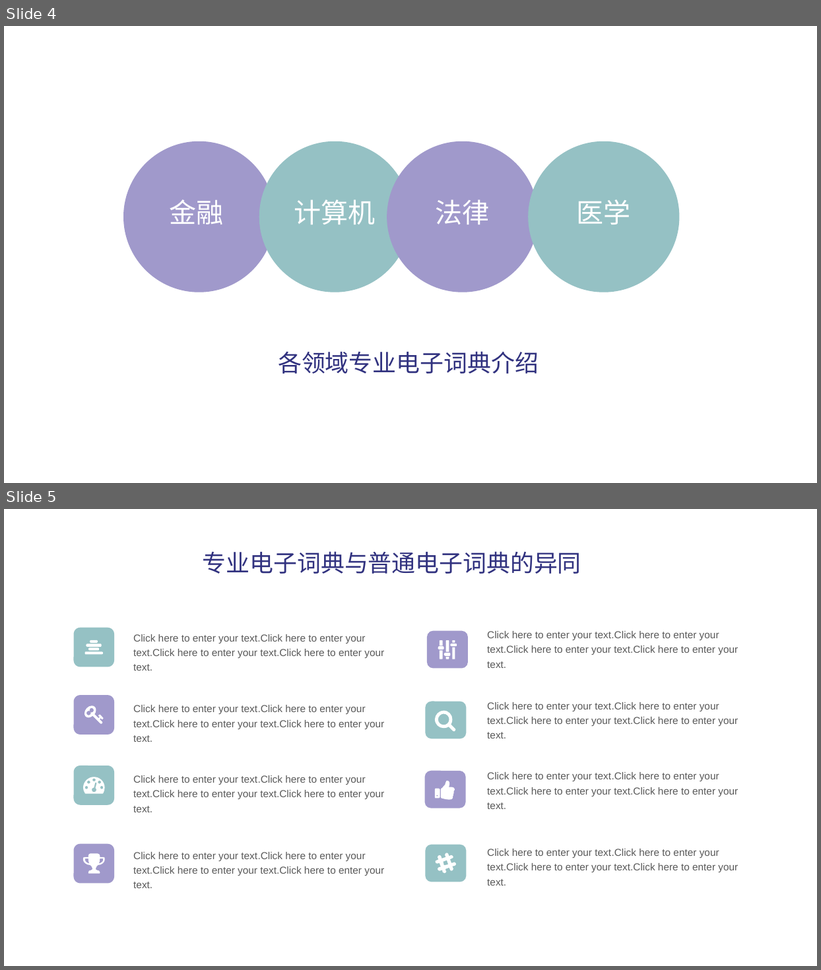
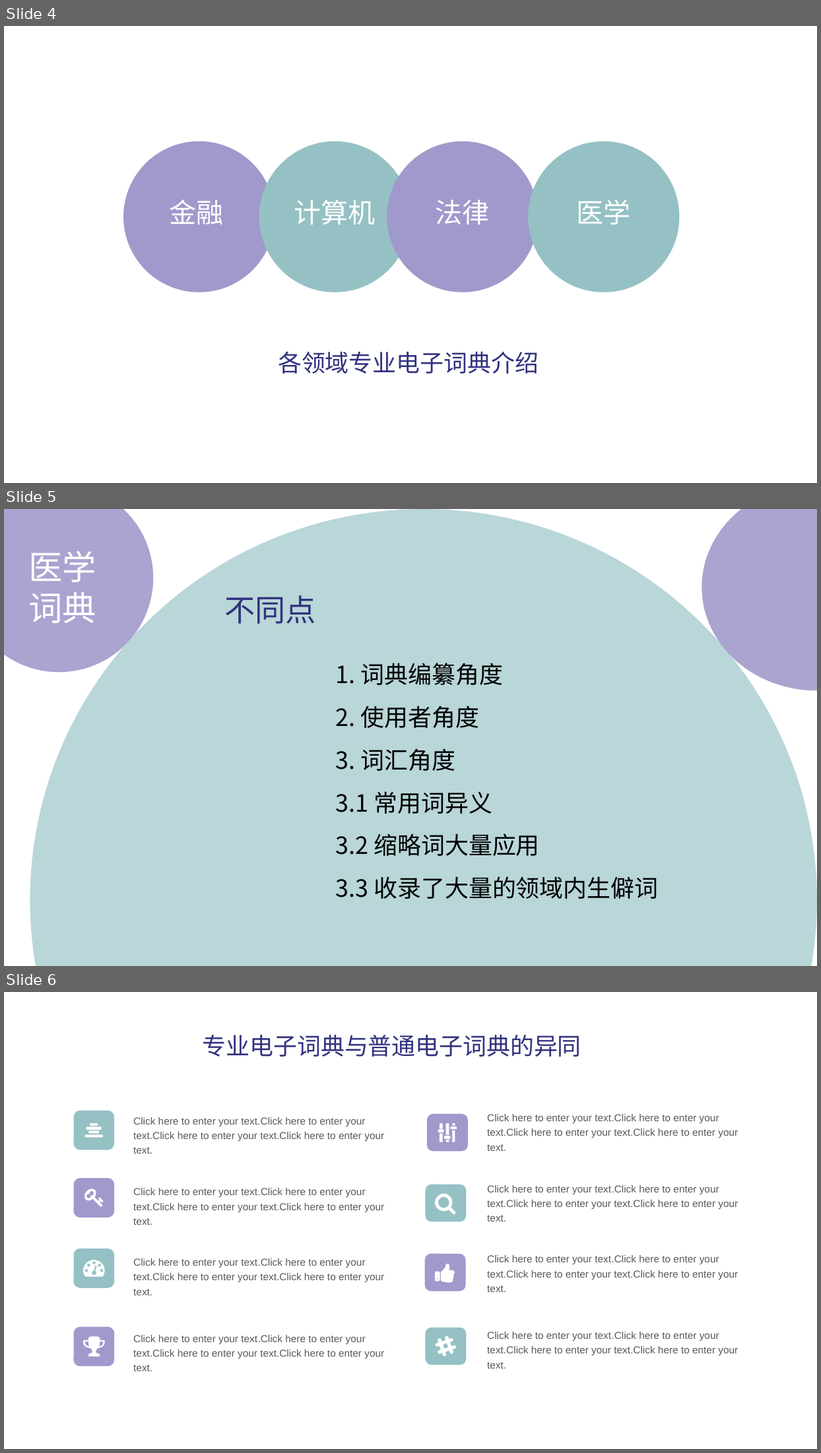
Before and after one commit to peijiawen98/TLK_1107, a slide deck: 电子词典需求分析.pptx. Shown one above the other, each under a label of ours: slides 4 and 5 before the commit, slides 4, 5 and 6 after it. The pictures are 821x970 and 821x1453 pixels, drawn with LibreOffice and Linux fonts; fonts in the diff are those of the drawing. Boxes give left, top, right and bottom in pixels: in the first picture for what was removed or moved away, otherwise in the second. Text is boxed around its words. In the diff, an @@ line names an element or a change of style, - is before the commit and + after.

```diff
--- a/电子词典需求分析.pptx
+++ b/电子词典需求分析.pptx
@@ slide 5 added at (4, 509, 817, 966), background #FFFFFF @@
@@ ellipse added at (4, 509, 153, 672), fill #A9A4D0 @@
@@ ellipse added at (30, 509, 817, 966), fill #B9D6D8 @@
@@ ellipse added at (702, 509, 817, 691), fill #A9A4D0 @@
@@ text added at (29, 551, 97, 623), 40 pt, text #FFFFFF @@
+医学词典
@@ text added at (224, 595, 316, 624), 36 pt, text #31327F @@
+不同点
@@ text added at (336, 663, 659, 899), 28 pt, text #000000 @@
+1. 词典编纂角度
+2. 使用者角度
+3. 词汇角度
+3.1 常用词异义
+3.2 缩略词大量应用
+3.3 收录了大量的领域内生僻词
@@ what was slide 5 is now slide 6 @@
```
Also in this commit, not shown: 7 other slides added, 1 other file.
